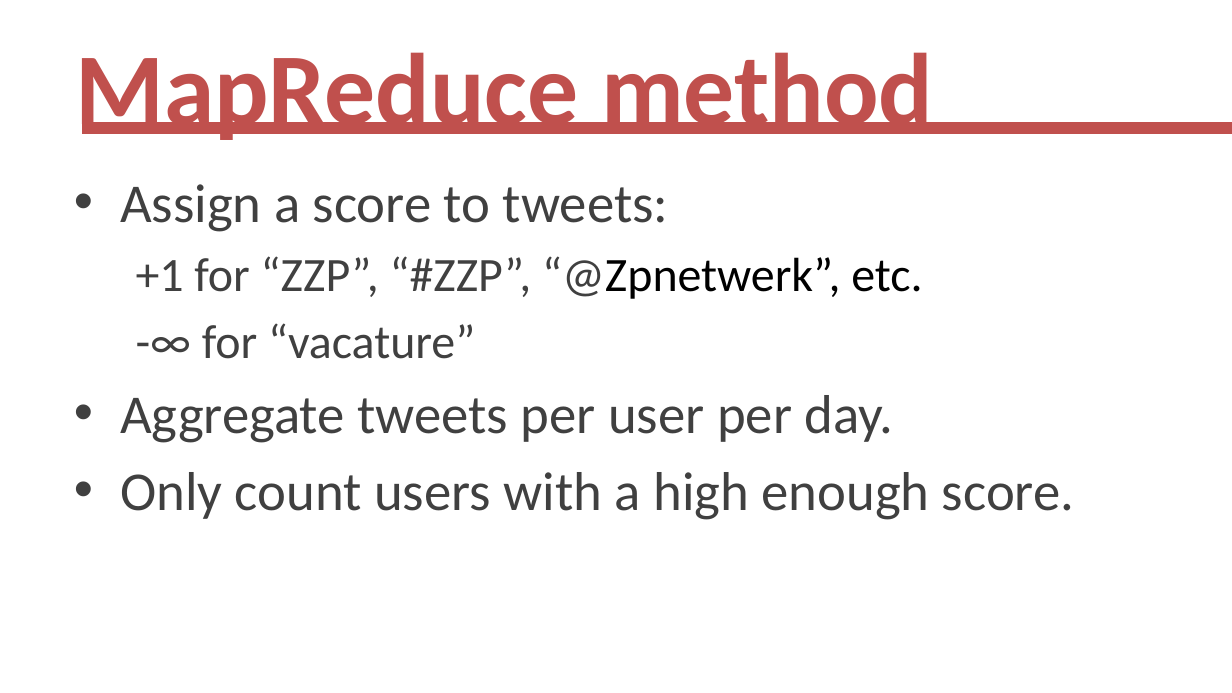
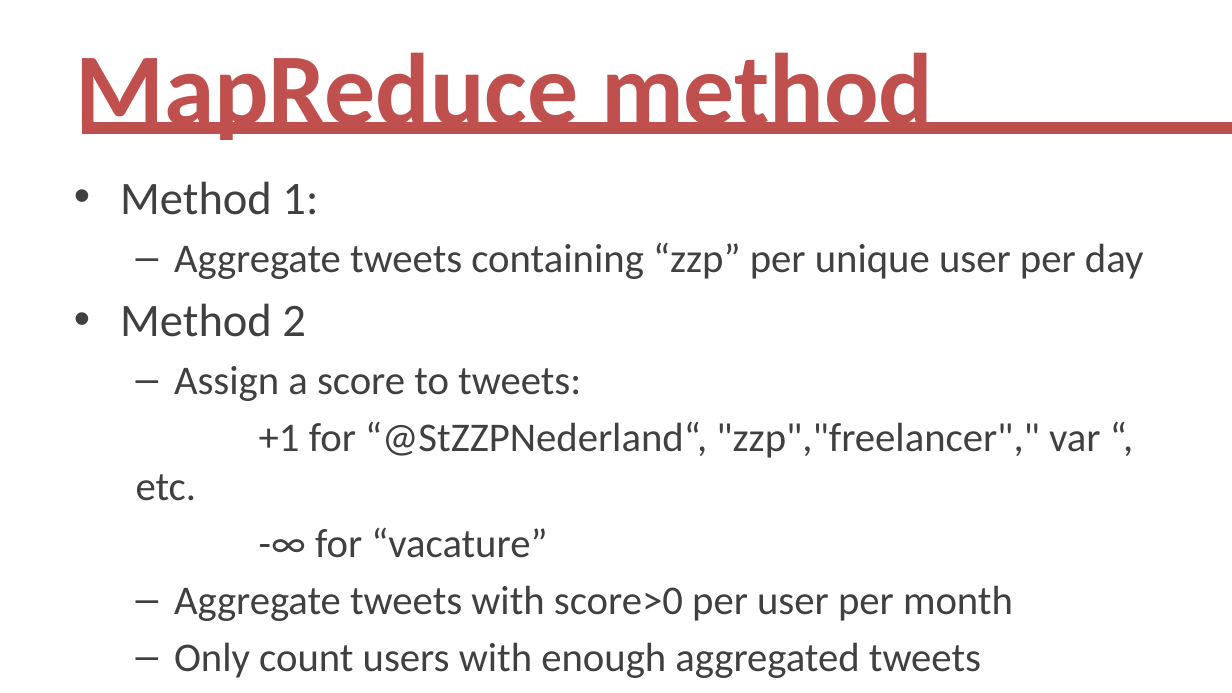
Before and after one commit to rkokkelk/MBD, a slide deck: slide 3 of Presentatie/final_Presentatie.pptx. Drawn at 1232x693 pixels with LibreOffice and Linux fonts; fonts in the diff are those of the drawing. Boxes give left, top, right and bottom in pixels: in the first picture for what was removed or moved away, otherwise in the second. Text is boxed around its words. In the diff, an @@ line names an element or a change of style, - is before the commit and + after.

Commit message:
changed presentation and added my latest code

```diff
--- a/Presentatie/final_Presentatie.pptx
+++ b/Presentatie/final_Presentatie.pptx
@@ text at (x1=120, y1=181, x2=1144, y2=337): paragraphs added @@
+• Method 1:
+  – Aggregate tweets containing “zzp” per unique user per day
+• Method 2
@@ text at (x1=174, y1=366, x2=581, y2=558): size 32 to 23.8 pt in "Assign a score to tweets:"; size 28 to 23.8 pt in "-∞ for “vacature”"; bullet • to –; list level 1 to 2 in "Assign a score to tweets:" @@
@@ text at (x1=136, y1=422, x2=1100, y2=501): text changed; size 28 to 23.8 pt @@
-  +1 for “ZZP”, “#ZZP”, “@Zpnetwerk”, etc.
+  +1 for “@StZZPNederland“, "zzp","freelancer"," var “, etc.
@@ text at (x1=174, y1=585, x2=1013, y2=678): text changed; size 32 to 23.8 pt @@
-• Aggregate tweets per user per day.
-• Only count users with a high enough score.
+  – Aggregate tweets with score>0 per user per month
+  – Only count users with enough aggregated tweets
```
Also in this commit, not shown: 3 other slides changed, 1 slide added, 22 other files.
